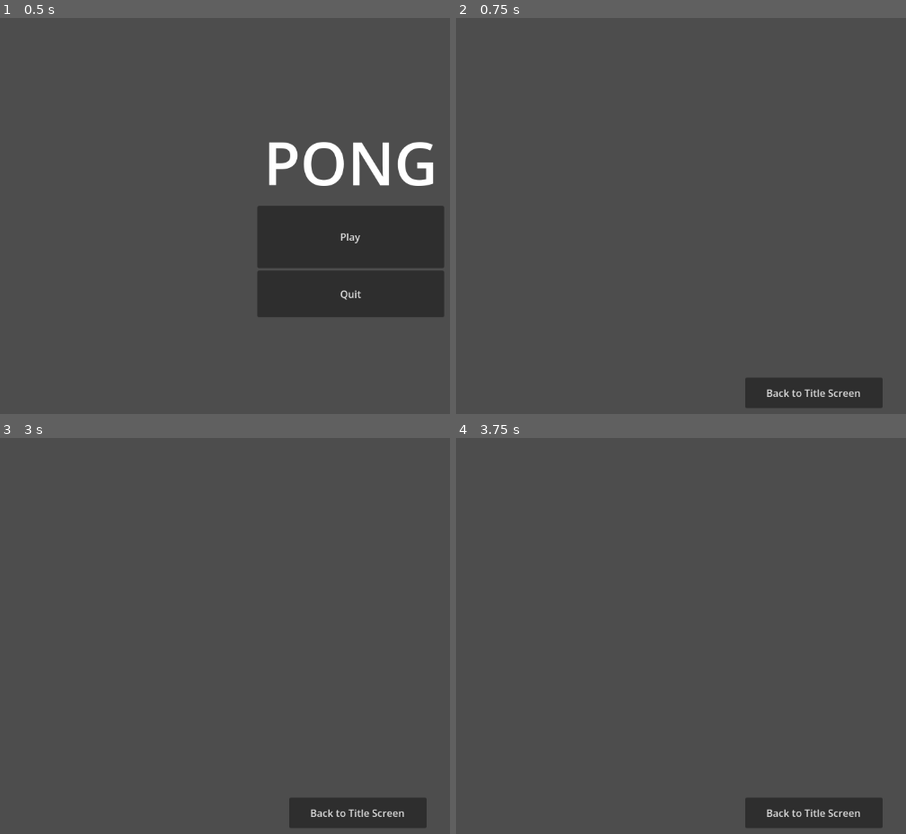
Above: before the commit, frames 1-4 (two rows, left to right).
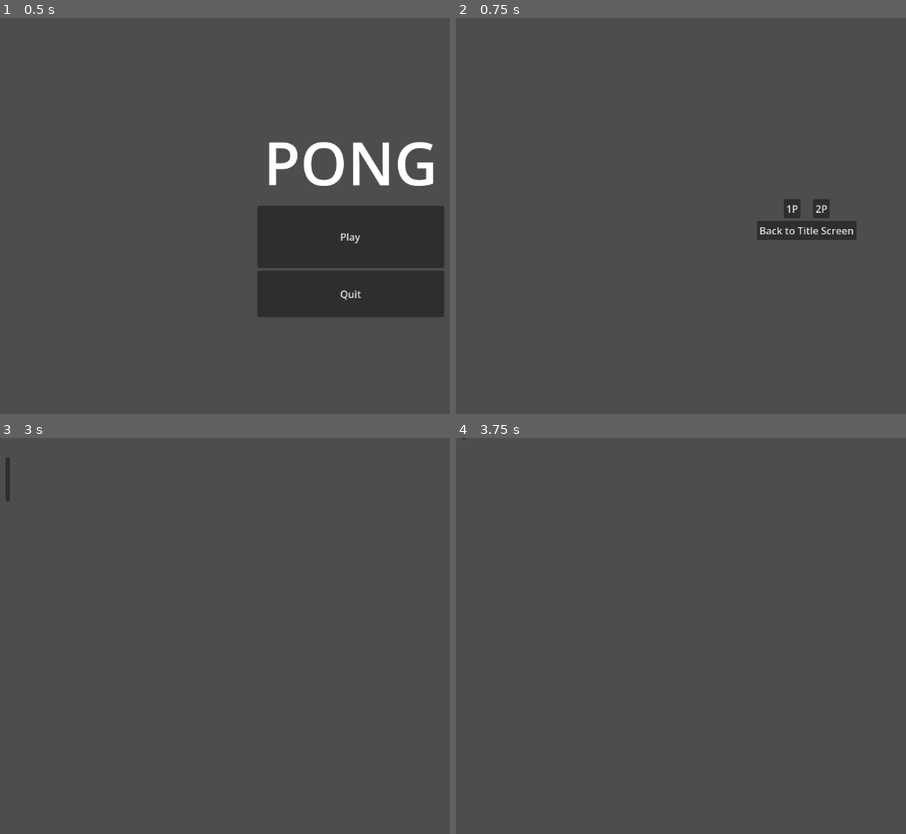
Above: after the commit, the same moments.

Repository: Sesilyo/s-pong
Game: Godot game, scene res://main.tscn
Two runs of this game, one before a commit and one after it. Both use one fixed random seed, a clock stepped at 60 frames per second and the inputs below.
Inputs (mouse positions are in pixels of both pictures, inside the frame that each line leads up to):
- Up to frame 1 (0.5 s): no input
- Up to frame 2 (0.75 s): click "Play" at 0.5 s
- Up to frame 3 (3 s): click "Back to Title Screen" at 1.25 s; click "Play" at 2 s; click (364, 628) at 2.75 s, where only the run after the commit has a clickable "2P"
- Up to frame 4 (3.75 s): tap Enter at 3.5 s; hold Up (ui_up) from 3.53 s (still down)

Frame 1 is identical in both runs. In frame 2, 3.5% of the frame differs, in the area x 64-95%, y 45-99%; in frame 3, 2.3%; in frame 4, 2.2%.

Commit message:
made first paddle

Diff:
--- /dev/null
+++ b/controllers/paddle_1.gd
@@ -0,0 +1,24 @@
+# FILENAME: paddle_1.gd
+extends CharacterBody2D
+
+
+const SPEED = 500.0
+const JUMP_VELOCITY = -400.0
+
+
+func _physics_process(delta: float) -> void:
+	# [1] get vertical input direction
+	# -1 for up, +1 for down
+	var direction := Input.get_axis("ui_up", "ui_down")
+
+	# [2] apply movement only to y-axis velocity
+	if direction:
+		velocity.y = direction * SPEED
+	else:
+		velocity.y = move_toward(velocity.y, 0, SPEED)
+
+	# [3] lock x-axis movement
+	velocity.x = 0
+
+	# [4] move paddle via Godot's physics solver
+	move_and_slide()
--- a/shared/paths_consts.gd
+++ b/shared/paths_consts.gd
@@ -5,3 +5,4 @@
 
 const MAIN_SCENE = "res://main.tscn"
 const CONFIG_GAME_SCENE = "res://views/config_game.tscn"
+const TWO_PLAYER_GAME   = "res://views/paddle_1.tscn"
--- a/views/config_game.gd
+++ b/views/config_game.gd
@@ -6,3 +6,14 @@
 
 	if error != OK:
 		print("An error occured: {error}")
+
+
+func _on_one_player_button_pressed() -> void:
+	pass
+
+
+func _on_two_player_button_pressed() -> void:
+	var error = get_tree().change_scene_to_file(ScenePaths.TWO_PLAYER_GAME)
+
+	if error != OK:
+		print("Something went wrong: {error}")
--- a/views/config_game.tscn
+++ b/views/config_game.tscn
@@ -9,13 +9,49 @@
 [node name="ConfigGame" type="Node2D" unique_id=143267941]
 script = ExtResource("1_35k76")
 
-[node name="BackTitleScreenBtn" type="Button" parent="." unique_id=117212302]
-offset_left = 477.0
-offset_top = 578.0
-offset_right = 698.0
-offset_bottom = 627.0
+[node name="CanvasLayer" type="CanvasLayer" parent="." unique_id=1568463342]
+follow_viewport_enabled = true
+
+[node name="ConfigScreen" type="Control" parent="CanvasLayer" unique_id=1246715668]
+layout_mode = 3
+anchors_preset = 15
+anchor_right = 1.0
+anchor_bottom = 1.0
+grow_horizontal = 2
+grow_vertical = 2
+
+[node name="CenterContainer" type="CenterContainer" parent="CanvasLayer/ConfigScreen" unique_id=2092912592]
+layout_mode = 1
+anchors_preset = 15
+anchor_right = 1.0
+anchor_bottom = 1.0
+grow_horizontal = 2
+grow_vertical = 2
+
+[node name="VBoxContainer" type="VBoxContainer" parent="CanvasLayer/ConfigScreen/CenterContainer" unique_id=1947973058]
+layout_mode = 2
+alignment = 1
+
+[node name="GameModeContainer" type="BoxContainer" parent="CanvasLayer/ConfigScreen/CenterContainer/VBoxContainer" unique_id=1044804058]
+layout_mode = 2
+size_flags_horizontal = 4
+size_flags_vertical = 6
+theme_override_constants/separation = 20
+
+[node name="OnePlayerButton" type="Button" parent="CanvasLayer/ConfigScreen/CenterContainer/VBoxContainer/GameModeContainer" unique_id=1763095053]
+layout_mode = 2
+text = "1P"
+
+[node name="TwoPlayerButton" type="Button" parent="CanvasLayer/ConfigScreen/CenterContainer/VBoxContainer/GameModeContainer" unique_id=2066073555]
+layout_mode = 2
+text = "2P"
+
+[node name="BackTitleScreenBtn" type="Button" parent="CanvasLayer/ConfigScreen/CenterContainer/VBoxContainer" unique_id=117212302]
+layout_mode = 2
 text = "Back to Title Screen"
 script = SubResource("GDScript_2wyx1")
 
-[connection signal="pressed" from="BackTitleScreenBtn" to="." method="_on_back_title_screen_btn_pressed"]
-[connection signal="pressed" from="BackTitleScreenBtn" to="BackTitleScreenBtn" method="_on_pressed"]
+[connection signal="pressed" from="CanvasLayer/ConfigScreen/CenterContainer/VBoxContainer/GameModeContainer/OnePlayerButton" to="." method="_on_one_player_button_pressed"]
+[connection signal="pressed" from="CanvasLayer/ConfigScreen/CenterContainer/VBoxContainer/GameModeContainer/TwoPlayerButton" to="." method="_on_two_player_button_pressed"]
+[connection signal="pressed" from="CanvasLayer/ConfigScreen/CenterContainer/VBoxContainer/BackTitleScreenBtn" to="." method="_on_back_title_screen_btn_pressed"]
+[connection signal="pressed" from="CanvasLayer/ConfigScreen/CenterContainer/VBoxContainer/BackTitleScreenBtn" to="CanvasLayer/ConfigScreen/CenterContainer/VBoxContainer/BackTitleScreenBtn" method="_on_pressed"]
--- /dev/null
+++ b/views/game_scene_2p.tscn
@@ -0,0 +1,8 @@
+[gd_scene format=3 uid="uid://m50lufk8p0s2"]
+
+[ext_resource type="PackedScene" uid="uid://ch3dv6gjwgwcl" path="res://views/paddle_1.tscn" id="1_glbvc"]
+
+[node name="game_scene_2P" type="Node2D" unique_id=922659291]
+
+[node name="Paddle1" parent="." unique_id=1408433589 instance=ExtResource("1_glbvc")]
+position = Vector2(93, 241)
--- /dev/null
+++ b/views/paddle_1.tscn
@@ -0,0 +1,19 @@
+[gd_scene format=3 uid="uid://ch3dv6gjwgwcl"]
+
+[ext_resource type="Script" uid="uid://ce7y28qfwyxo" path="res://controllers/paddle_1.gd" id="1_ioe1h"]
+
+[sub_resource type="RectangleShape2D" id="RectangleShape2D_txs2q"]
+size = Vector2(6, 70)
+
+[node name="Paddle1" type="CharacterBody2D" unique_id=1408433589]
+script = ExtResource("1_ioe1h")
+
+[node name="CollisionShape2D" type="CollisionShape2D" parent="." unique_id=638045148]
+position = Vector2(26, 67)
+shape = SubResource("RectangleShape2D_txs2q")
+
+[node name="Panel" type="Panel" parent="CollisionShape2D" unique_id=252528199]
+offset_left = -4.0
+offset_top = -36.0
+offset_right = 3.0
+offset_bottom = 35.0
Not shown, added: controllers/paddle_1.gd.uid
